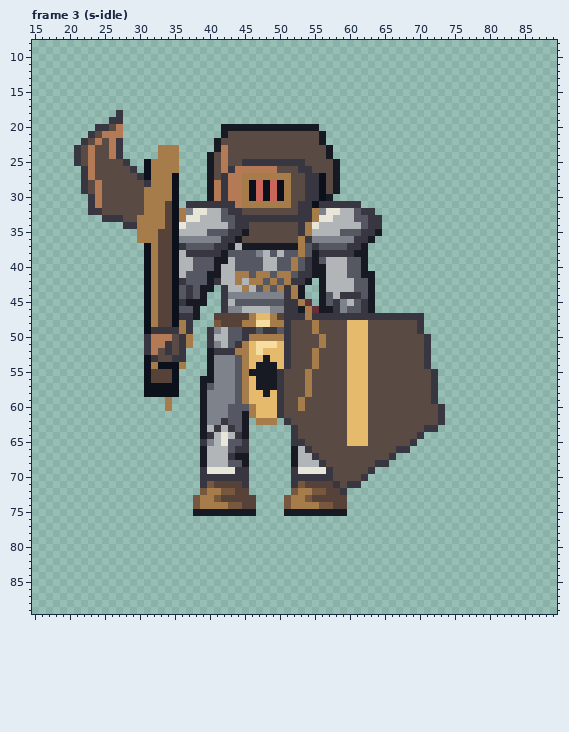
A pixel-art file gets an edit: art/enemy-forge-4.aseprite. The first picture shows the starting point.
96x96 pixels, 128 frames. Colours within 5 levels of each other are drawn and written as one. Shown: frame 3 (s-idle): x 15..89, y 8..89. The commit also changed other frames, which this record leaves out.
Once edited:
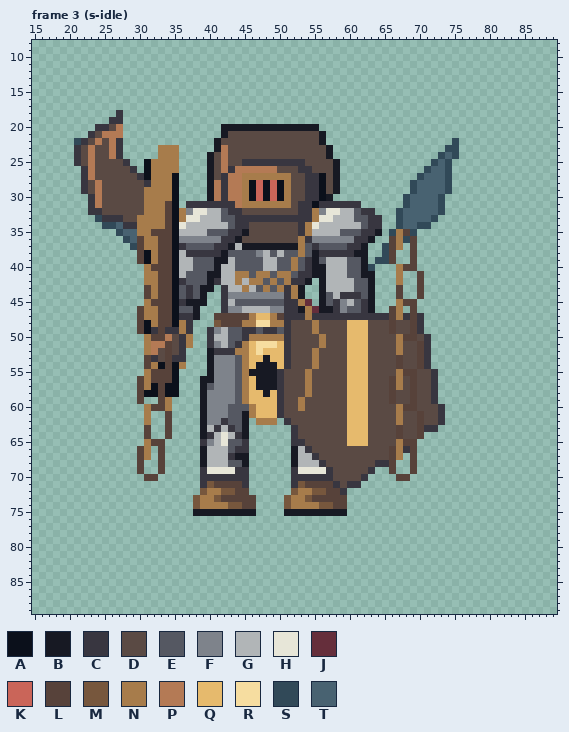
Palette (. is transparent): A #0b101b  B #171923  C #383640  D #5a4a44  E #555862  F #7e838b  G #b1b5b7  H #e7e6d8  J #652e3b  K #ca6559  L #57423a  M #77573d  N #a77c4b  P #b47a55  Q #e6ba6d  R #f6dda0  S #314958  T #486271
The edit:
Frame 3 (s-idle), layer "ink":
y 22: x 21 . -> S; x 75 . -> S
y 23: x 74..75 .. -> SS
y 24: x 73..75 ... -> STS
y 25: x 72..74 ... -> STS
y 26: x 71..74 .... -> STTS
y 27: x 70..74 ..... -> STTTS
y 28..29: x 69..74 ...... -> STTTTS
y 30..31: x 68..73 ...... -> STTTTS
y 32: x 67..73 ....... -> STTTTTS
y 33: x 24 . -> S; x 67..72 ...... -> STTTTS
y 34: x 25..27 ... -> SST; x 67..71 ..... -> STTSS
y 35: x 27..29 ... -> STT; x 32 N -> L; x 66..69 .... -> SNLS
y 36: x 28..30 ..N -> STL; x 66..69 .... -> LNSL
y 37: x 29..31 ..A -> SLN; x 65..67 ... -> SLN; x 69 . -> L
y 38: x 30 . -> L; x 65..66 .. -> SL; x 69 . -> L
y 39: x 30 . -> L; x 64..66 ... -> SSL; x 69 . -> L
y 40: x 31..32 AN -> NL; x 63 . -> S; x 67..69 ... -> NLL
y 41..42: x 31 A -> N; x 67 . -> N; x 70 . -> L
y 43..44: x 31 A -> L; x 67 . -> L; x 70 . -> L
y 45: x 31..32 AN -> NL; x 67..69 ... -> NLL
y 46: x 30..31 .A -> LN; x 66..67 .. -> LN; x 69 . -> L
y 47: x 30..31 .A -> LN; x 66..67 CC -> LN; x 69 C -> L
y 48: x 30 . -> L; x 66 D -> L; x 69 D -> L
y 49: x 30 . -> L; x 33 C -> L; x 66 D -> L; x 69 D -> L
y 50: x 31..33 CPP -> NLL; x 67..69 DDD -> NLL
y 51..52: x 31 C -> N; x 34 C -> L; x 67 D -> N; x 70 D -> L
y 53: x 31 A -> L; x 34 D -> L; x 67 D -> L; x 70 D -> L
y 54: x 31 A -> L; x 34 A -> L; x 67 D -> L; x 70 D -> L
y 55: x 31 A -> N; x 67..69 DDD -> NLL
y 56: x 30..31 .A -> LN; x 66..67 DD -> LN; x 69 D -> L
y 57: x 30..31 .A -> LN; x 33 A -> L; x 66..67 DD -> LN; x 69 D -> L
y 58: x 30 . -> L; x 33 A -> L; x 66 D -> L; x 69 D -> L
y 59: x 30 . -> L; x 33 . -> L; x 66 D -> L; x 69 D -> L
y 60: x 31..33 ... -> NLL; x 67..69 DDD -> NLL
y 61..62: x 31 . -> N; x 34 . -> L; x 67 D -> N; x 70 D -> L
y 63: x 31 . -> L; x 34 . -> L; x 67 D -> L; x 70 D -> L
y 64: x 31 . -> L; x 34 . -> L; x 67 D -> L; x 70 C -> L
y 65: x 31..33 ... -> NLL; x 67..69 DDC -> NLL
y 66: x 30..31 .. -> LN; x 33 . -> L; x 66..67 DC -> LN; x 69 . -> L
y 67: x 30..31 .. -> LN; x 33 . -> L; x 66..67 C. -> LN; x 69 . -> L
y 68..69: x 30 . -> L; x 33 . -> L; x 66 . -> L; x 69 . -> L
y 70: x 31..32 .. -> LL; x 67..68 .. -> LL
